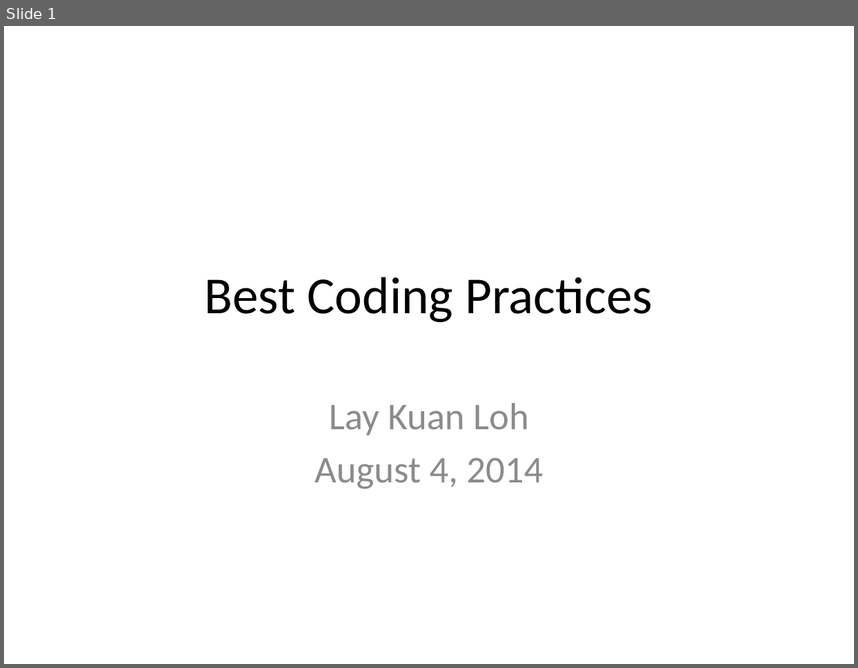
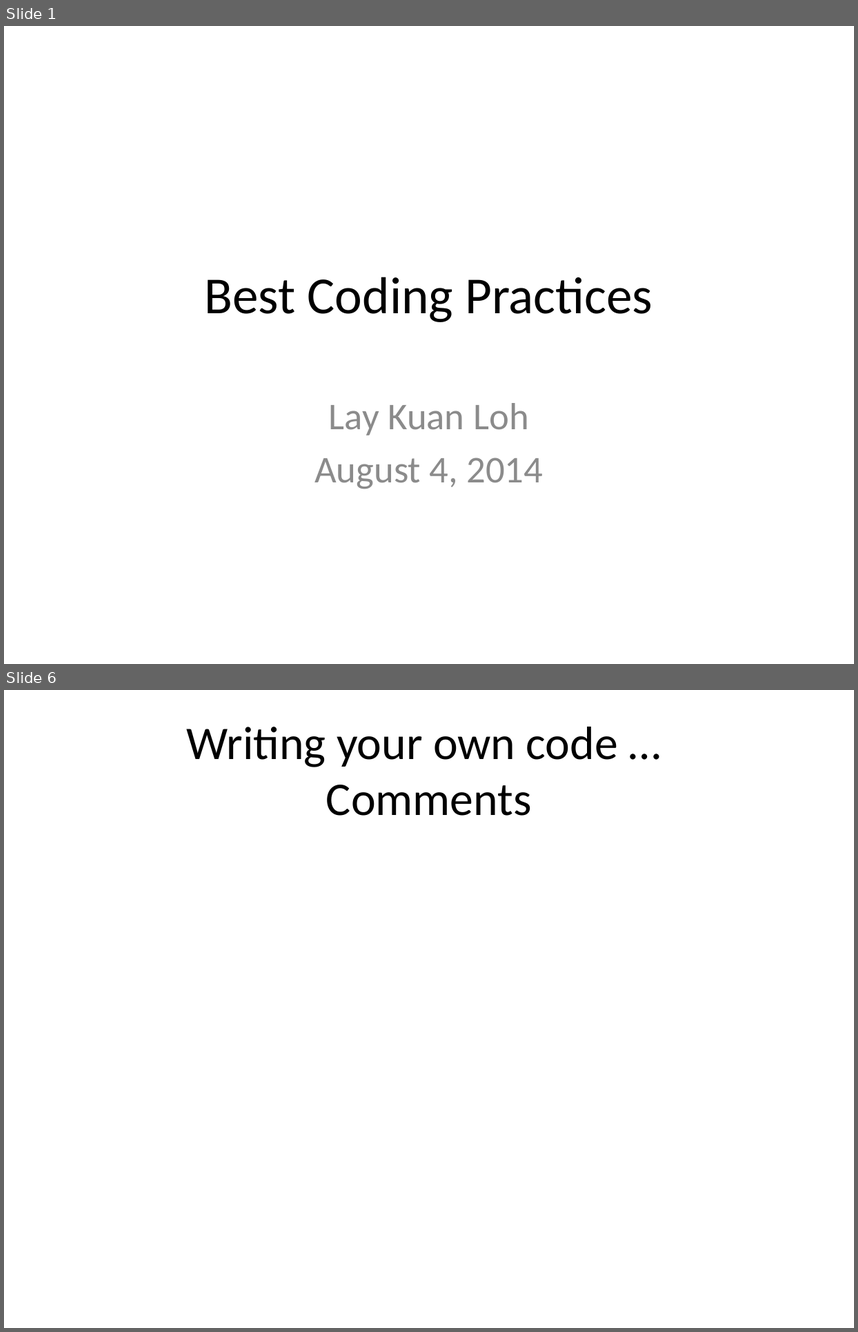
Before and after one commit to lkloh/USArray, a slide deck: BasicsOfCoding/BasicsOfCoding.pptx. Shown one above the other, each under a label of ours: slide 1 before the commit, slides 1 and 6 after it; the slides between them are not shown. The pictures are 858x668 and 858x1332 pixels, drawn with LibreOffice and Linux fonts; fonts in the diff are those of the drawing. Boxes give left, top, right and bottom in pixels: in the first picture for what was removed or moved away, otherwise in the second. Text is boxed around its words. In the diff, an @@ line names an element or a change of style, - is before the commit and + after.

```diff
--- a/BasicsOfCoding/BasicsOfCoding.pptx
+++ b/BasicsOfCoding/BasicsOfCoding.pptx
@@ slide 6 added at <box>4,690,854,1328</box>, background #FFFFFF @@
@@ title added at <box>186,727,618,816</box>, 39.6 pt, text #000000 @@
+Writing your own code …
+Comments
```
Also in this commit, not shown: 1 slide changed, 6 other slides added, 2 slides removed.
